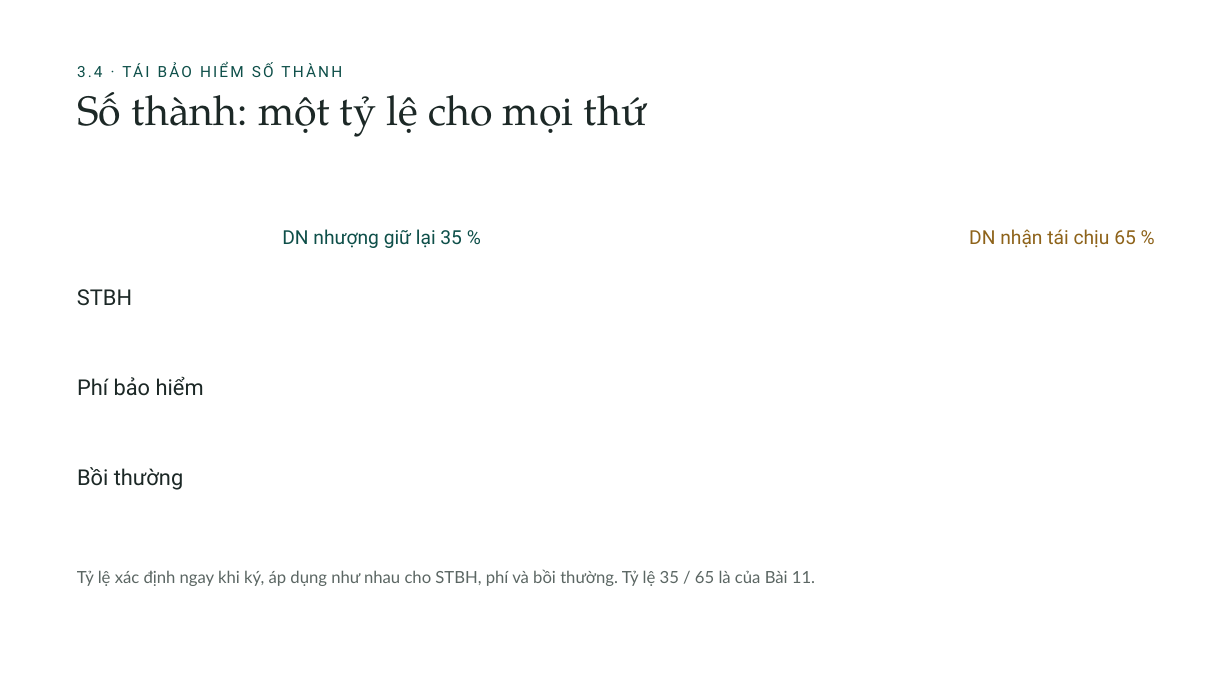
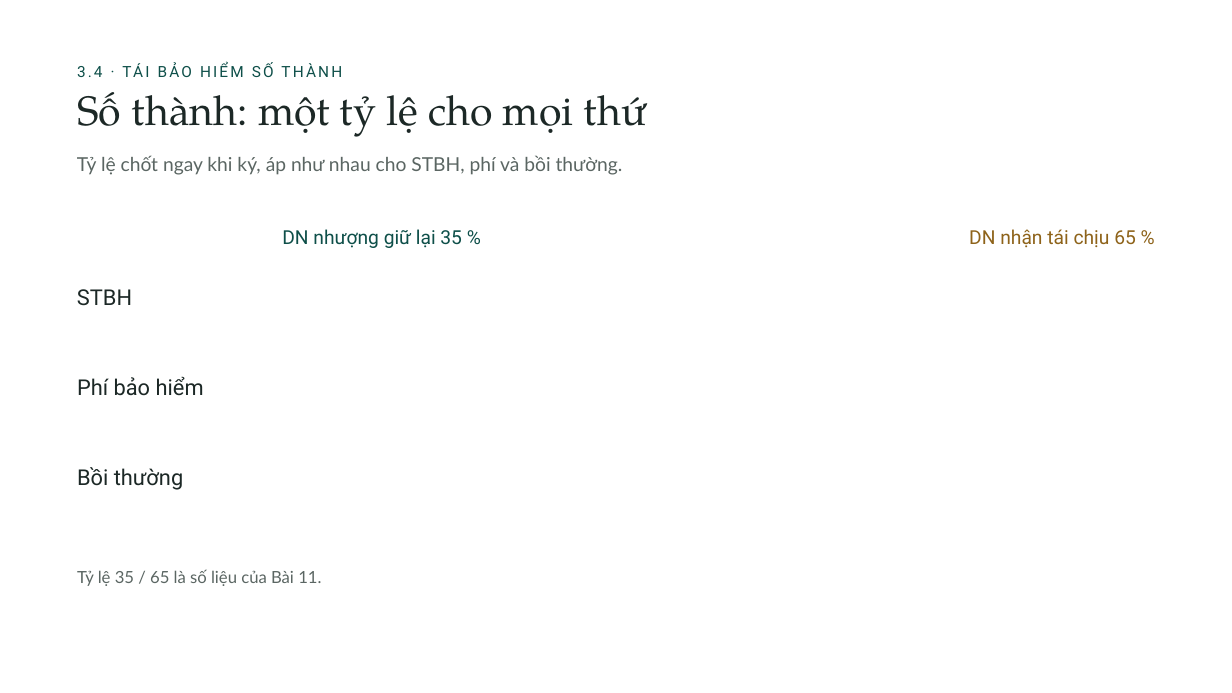
Before and after one commit to tranquanghaofake-dotcom/Law, a slide deck: slide 33 of docs/bai/ch3-bao-hiem-thuong-mai/bao-hiem-thuong-mai.pptx. Drawn at 1232x693 pixels with LibreOffice and Linux fonts; fonts in the diff are those of the drawing; background and template pictures are left out. Boxes give left, top, right and bottom in pixels: in the first picture for what was removed or moved away, otherwise in the second. Text is boxed around its words. In the diff, an @@ line names an element or a change of style, - is before the commit and + after.

```diff
--- a/docs/bai/ch3-bao-hiem-thuong-mai/bao-hiem-thuong-mai.pptx
+++ b/docs/bai/ch3-bao-hiem-thuong-mai/bao-hiem-thuong-mai.pptx
@@ text at [77,155,623,175]: text changed; size 13 to 15 pt @@
-Tỷ lệ xác định ngay khi ký, áp dụng như nhau cho STBH, phí và bồi thường. Tỷ lệ 35 / 65 là của Bài 11.
+Tỷ lệ chốt ngay khi ký, áp như nhau cho STBH, phí và bồi thường.
@@ text added at [77,569,321,586], 13 pt, text #5B6663 @@
+Tỷ lệ 35 / 65 là số liệu của Bài 11.
```
Also in this commit, not shown: 30 other slides changed, 18 other files.
